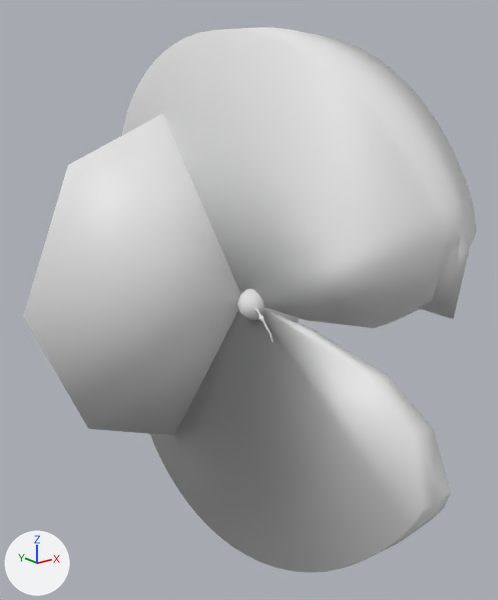
What one commit did to the FBX model Assets/Resources/Meshes/GravShip.fbx.
Rendered twice from a 50 mm lens placed at (-24.5, -30.1, 12.4), pointed at (0.1, 0.6, 0.1). Arrows for +X, +Y and +Z are at lower left; the lights stay in place. Vertices at the same position are counted once.

Objects in the first picture: 'GravShipMesh', 'light3', 'light4', 'light4.001'.
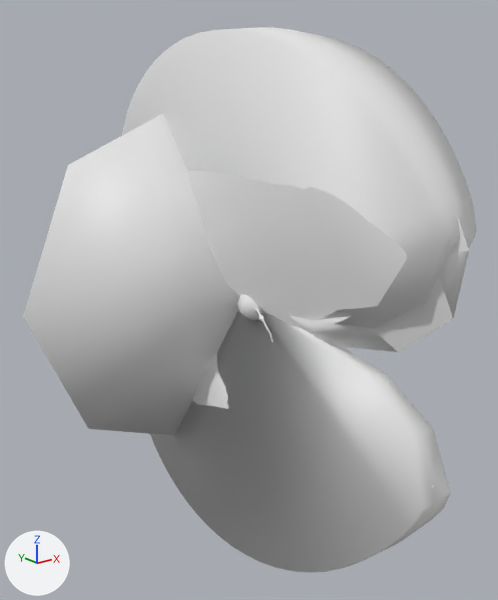
Where the change shows, as pixel boxes (x1, y1, x2, y2) in the pictures (498 x 600 px):
```json
{"object": "light4", "change": "reshaped", "before": [293, 30, 469, 487], "after": [188, 30, 469, 487]}
{"part": 1, "of": "me_circle_006", "change": "built on", "before": [418, 281, 453, 319], "after": [188, 171, 469, 409]}
```

Scene script edits in JSON lines:
```json
{"block": "me_circle_006", "where": "# used by ob_light4; location = (0.0, 0.0, 0.0)"}
{"op": "remove", "block": "me_circle_006", "code": "me_circle_006.from_pydata(...)  # 93 vertices, 95 faces; spans x -0.5..0.5, y -14.0..15.2, z -15.2..15.2"}
{"op": "add", "block": "me_circle_006", "code": "me_circle_006.from_pydata(...)  # 242 vertices, 241 faces; spans x -1.4..0.5, y -14.0..15.2, z -15.2..15.2"}
{"block": "me_circle_006", "change": "me_circle_006 part 1"}
{"block": "me_circle_006", "change": "3 vertices in x -0.5..0.5, y -3.7..-3.3, z 1.7..3.0 move by (0.0, -1.8, -2.6)"}
{"block": "me_circle_006", "change": "3 vertices in x -0.5..0.5, y -8.5..-7.9, z 2.8..4.7 move by (0.0, -2.2, -2.5)"}
{"block": "me_circle_006", "change": "149 vertices are added at x -1.4..0.0, y -14.0..14.0, z -14.9..12.7"}
{"block": "me_circle_006", "change": "146 new faces join them"}
{"block": "me_circle_006", "change": "me_circle_006 part 2: the surface is now shaded flat"}
```
